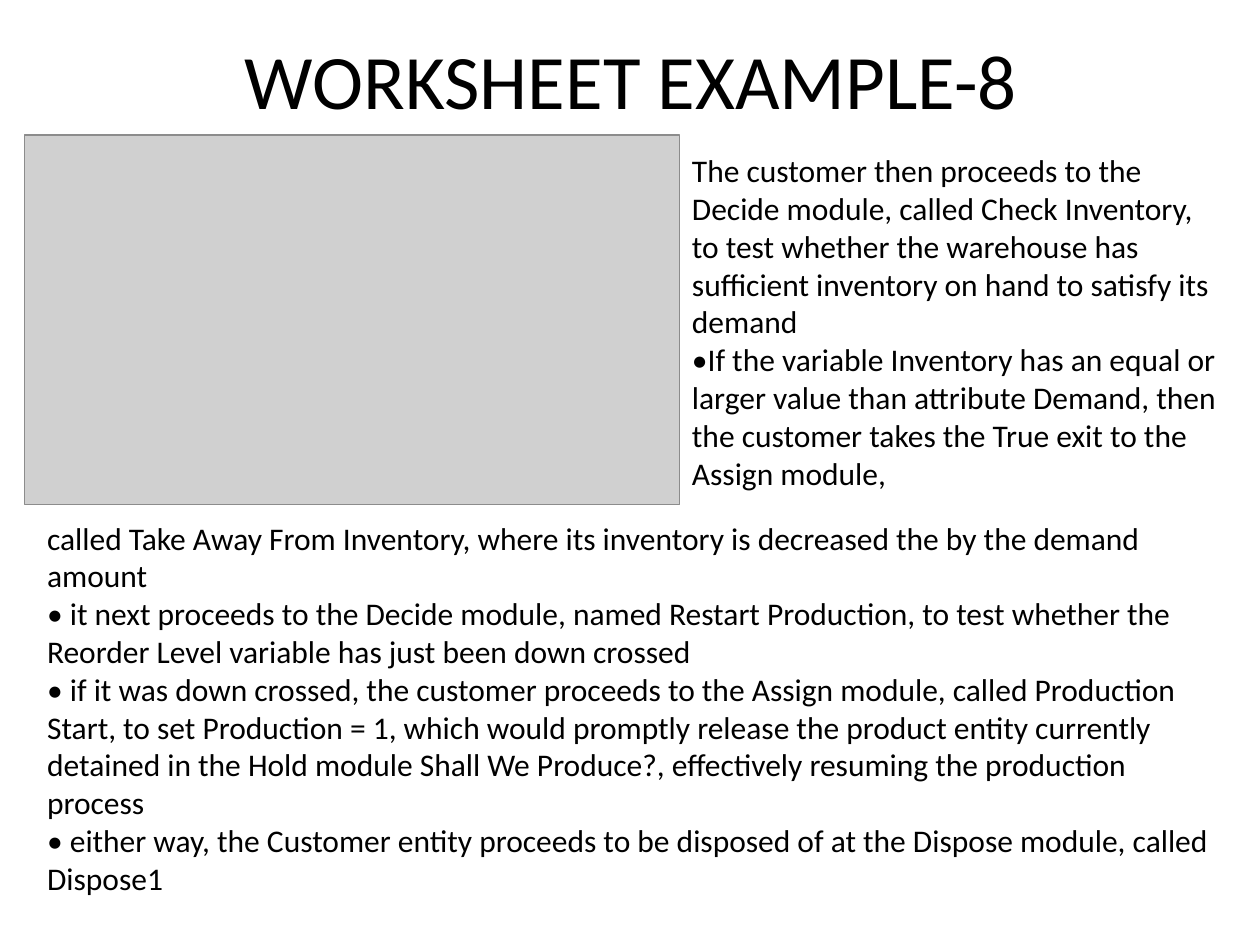
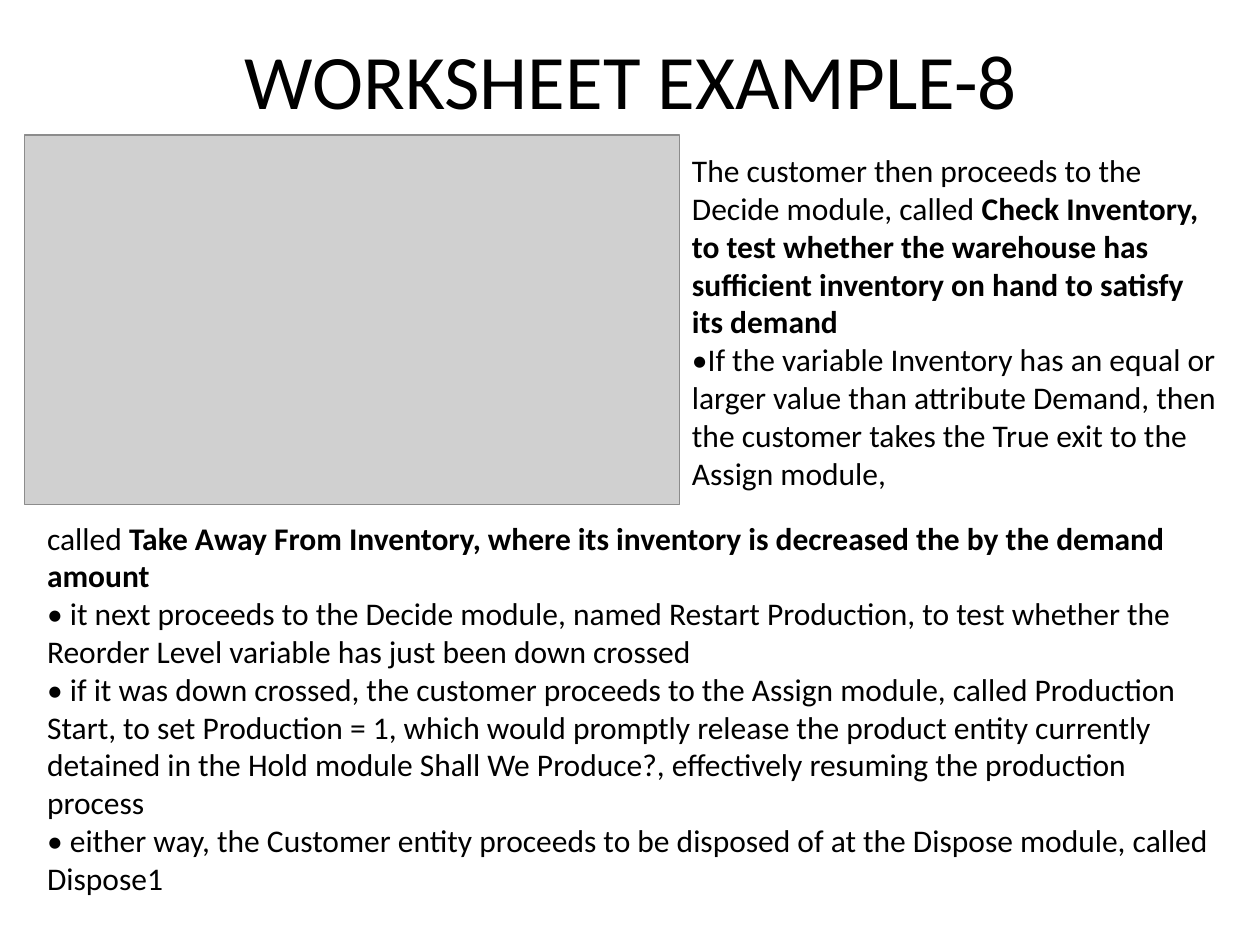
Before and after one commit to maeyler/Simulation, a slide deck: slide 111 of Simulation Works/QUESTIONS.pptx. Drawn at 1260x945 pixels with LibreOffice and Linux fonts; fonts in the diff are those of the drawing; grey boxes stand for pictures. Boxes give left, top, right and bottom in pixels: in the first picture for what was removed or moved away, otherwise in the second. Text is boxed around its words. In the diff, an @@ line names an element or a change of style, - is before the commit and + after.

Commit message:
works 9-11

```diff
--- a/Simulation Works/QUESTIONS.pptx
+++ b/Simulation Works/QUESTIONS.pptx
@@ text at (x1=692, y1=160, x2=1198, y2=334): bold on in "Check Inventory, to test whether the warehouse ..." @@
@@ text at (x1=47, y1=528, x2=1164, y2=588): bold on in "Take Away From Inventory, where its inventory ..." @@
```
Also in this commit, not shown: 9 other slides changed, 14 slides added, 3 other files.
